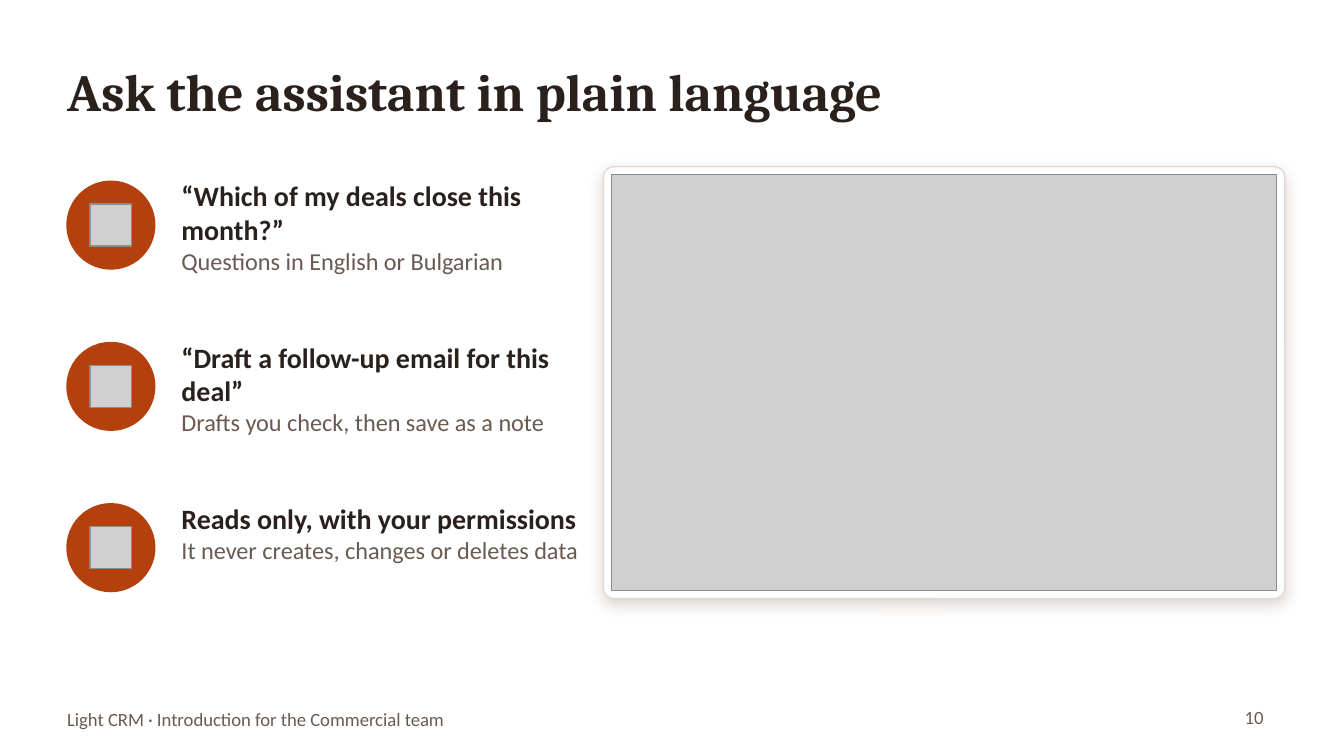
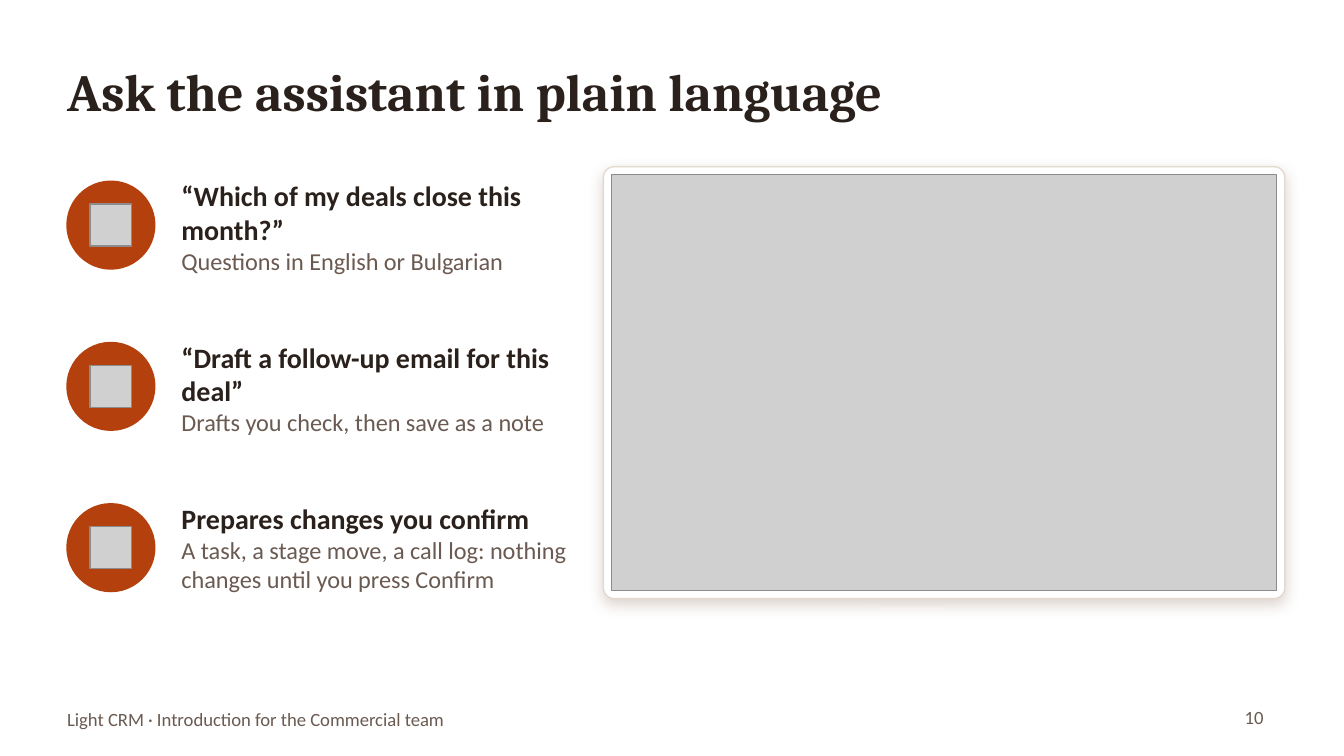
Before and after one commit to dsugarev/Light_CRM, a slide deck: slide 10 of docs/light-crm-introduction.pptx. Drawn at 1344x756 pixels with LibreOffice and Linux fonts; fonts in the diff are those of the drawing; grey boxes stand for pictures. Boxes give left, top, right and bottom in pixels: in the first picture for what was removed or moved away, otherwise in the second. Text is boxed around its words. In the diff, an @@ line names an element or a change of style, - is before the commit and + after.

```diff
--- a/docs/light-crm-introduction.pptx
+++ b/docs/light-crm-introduction.pptx
@@ text at box(181, 509, 566, 592): text changed @@
-Reads only, with your permissions
-It never creates, changes or deletes data
+Prepares changes you confirm
+A task, a stage move, a call log: nothing changes until you press Confirm
```
Also in this commit, not shown: 21 other files.
